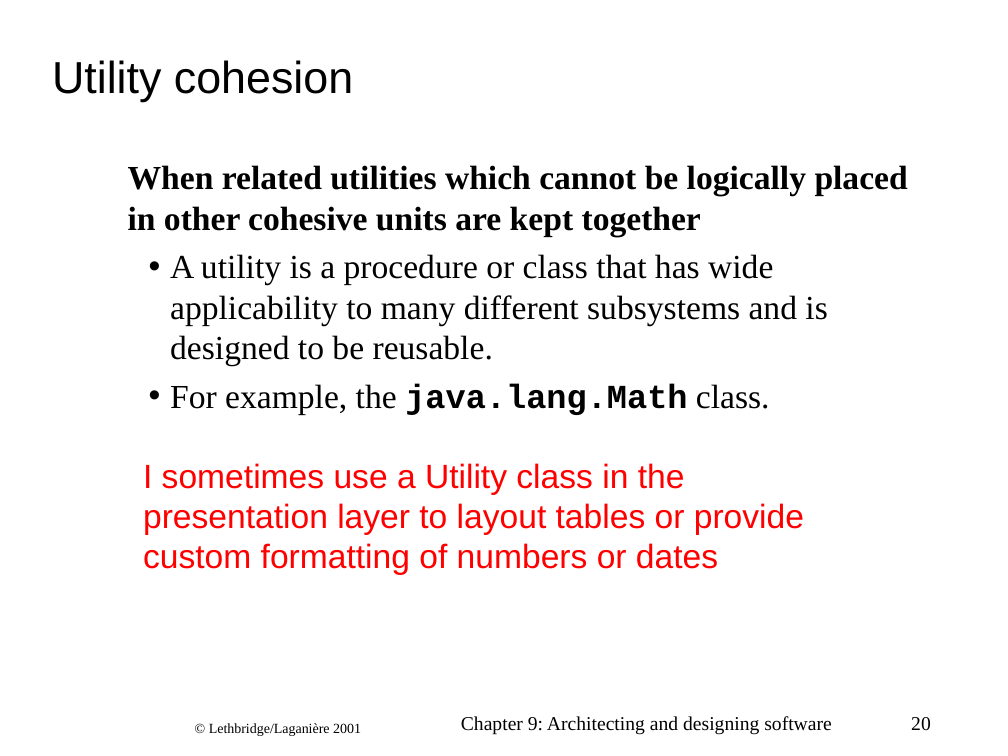
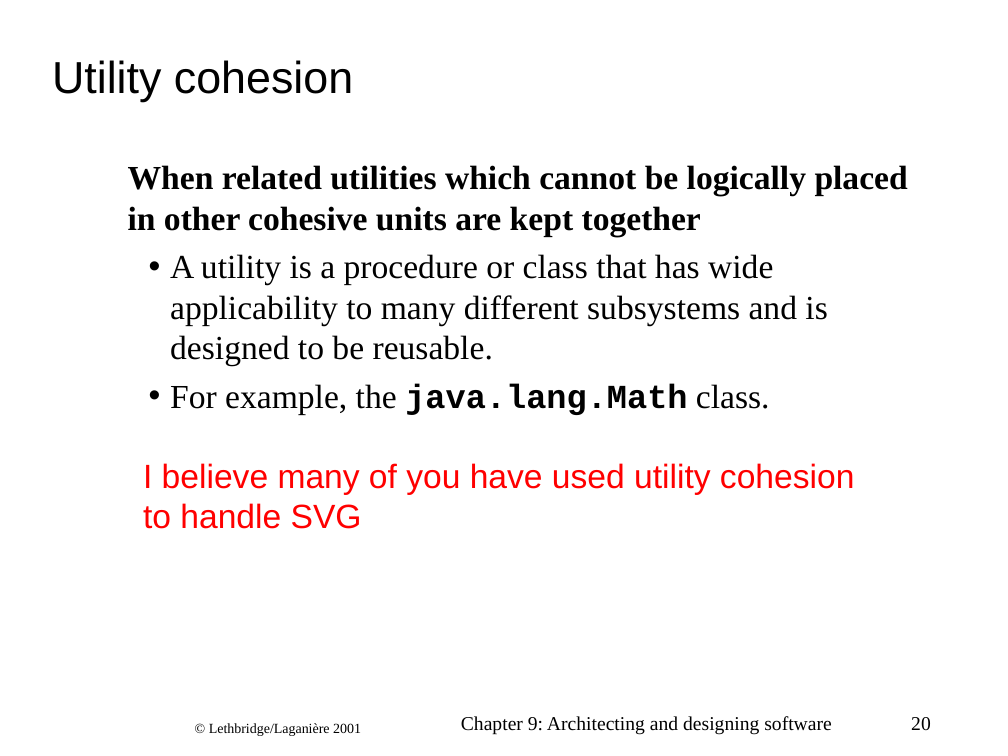
Before and after one commit to cphdat2sem2017-Cos/Week09-15-Project, a slide deck: slide 20 of ArchitectureDays/arch-LethbridgeLaganiere_ch09.ppt. Drawn at 1008x756 pixels with LibreOffice and Linux fonts; fonts in the diff are those of the drawing; background and template pictures are left out. Boxes give left, top, right and bottom in pixels: in the first picture for what was removed or moved away, otherwise in the second. Text is boxed around its words. In the diff, an @@ line names an element or a change of style, - is before the commit and + after.

```diff
--- a/ArchitectureDays/arch-LethbridgeLaganiere_ch09.ppt
+++ b/ArchitectureDays/arch-LethbridgeLaganiere_ch09.ppt
@@ text at (143, 463, 855, 529): text changed @@
-I sometimes use a Utility class in the presentation layer to layout tables or provide custom formatting of numbers or dates
+I believe many of you have used utility cohesion to handle SVG
```
Also in this commit, not shown: 8 other slides changed, 1 slide added, 6 other files.
